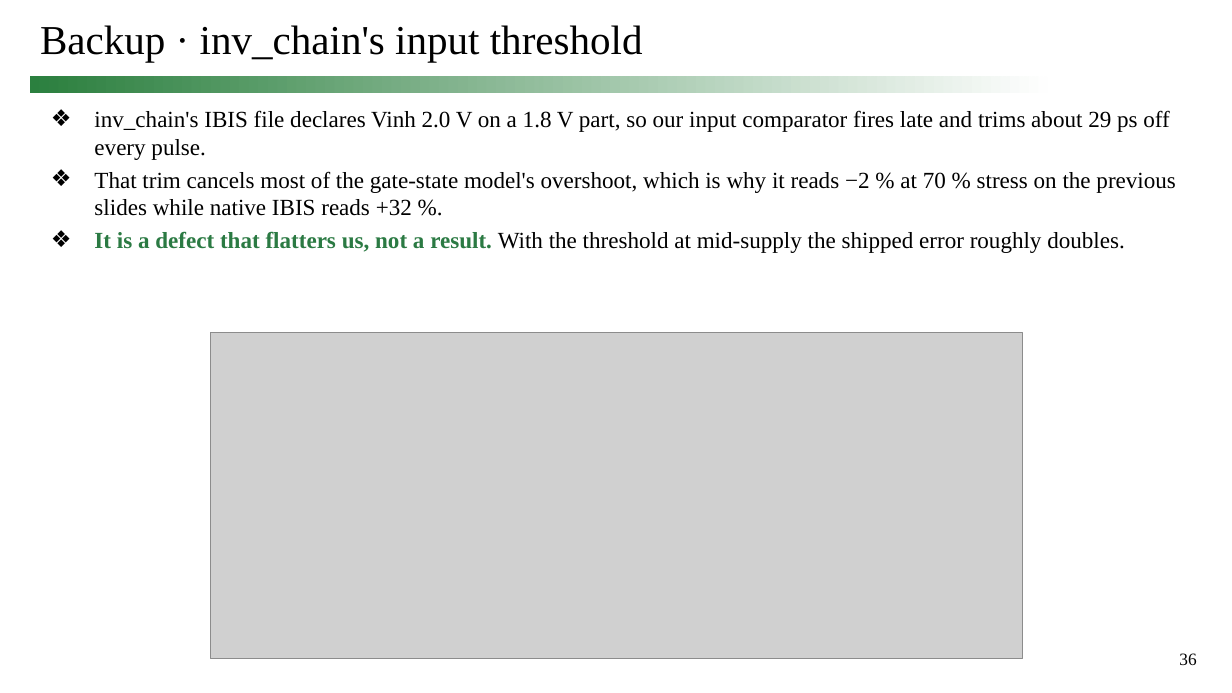
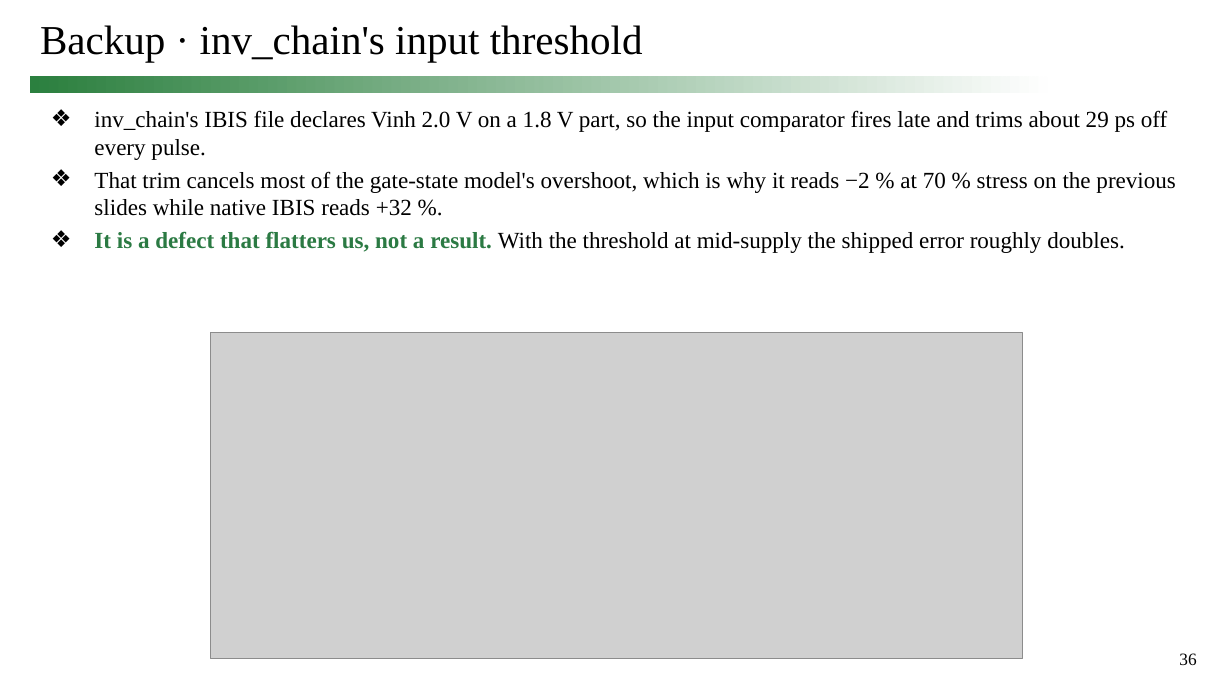
Before and after one commit to simon9721/ibis_comparison, a slide deck: slide 36 of results/meeting_deck_2026-09-24/0924_track1_story.pptx. Drawn at 1232x693 pixels with LibreOffice and Linux fonts; fonts in the diff are those of the drawing; grey boxes stand for pictures. Boxes give left, top, right and bottom in pixels: in the first picture for what was removed or moved away, otherwise in the second. Text is boxed around its words. In the diff, an @@ line names an element or a change of style, - is before the commit and + after.

```diff
--- a/results/meeting_deck_2026-09-24/0924_track1_story.pptx
+++ b/results/meeting_deck_2026-09-24/0924_track1_story.pptx
@@ text at box(94, 110, 1168, 160): text changed @@
-❖ inv_chain's IBIS file declares Vinh 2.0 V on a 1.8 V part, so our input comparator fires late and trims about 29 ps off every pulse.
+❖ inv_chain's IBIS file declares Vinh 2.0 V on a 1.8 V part, so the input comparator fires late and trims about 29 ps off every pulse.
```
Also in this commit, not shown: 13 other slides changed, 15 other files.
